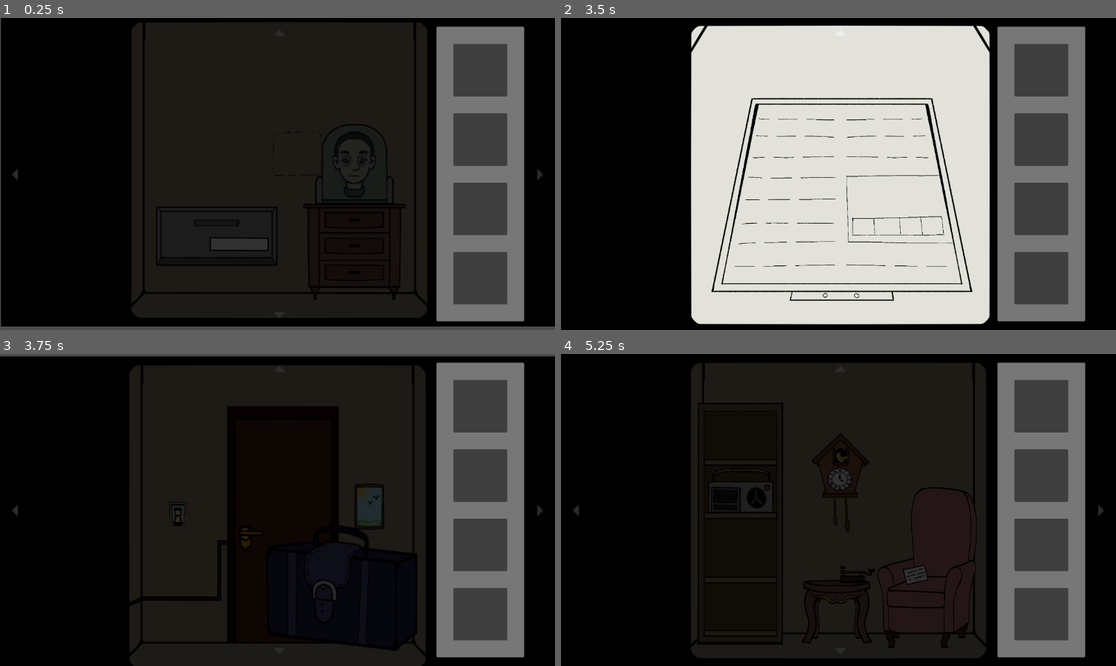
Above: before the commit, frames 1-4 (two rows, left to right).
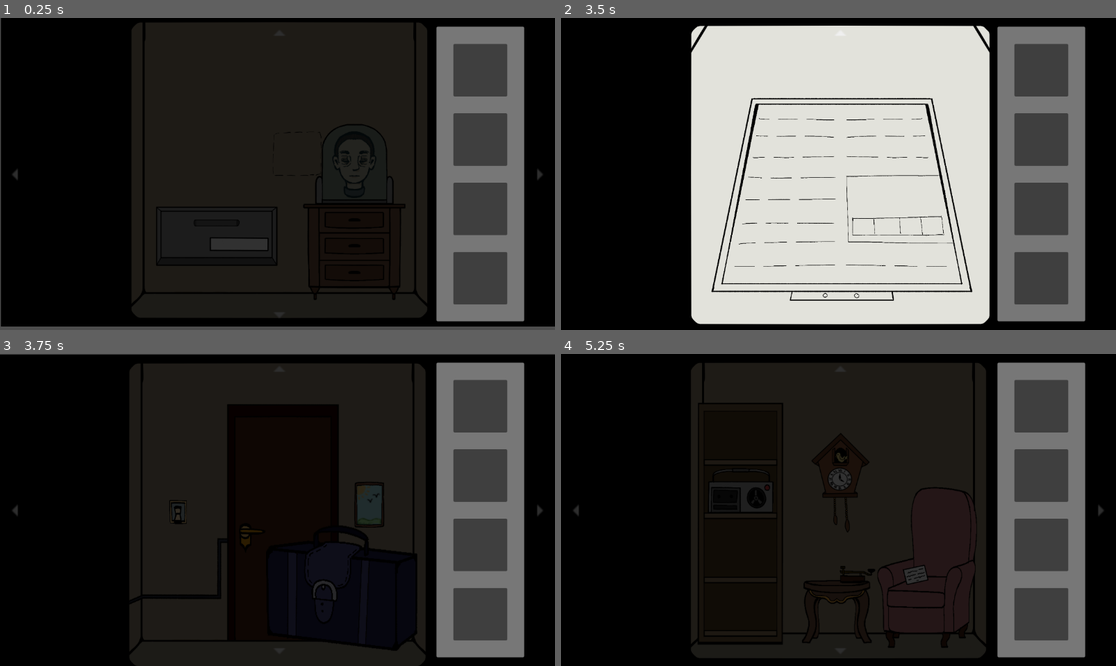
Above: after the commit, the same moments.

Repository: laura1050santos/EV4S3
Game: Godot game, scene res://scenes/fase1/ParedeSul.tscn
Same seed, same stepped clock (60 frames per second), same inputs: the game is played once before the commit and once after it. This scene is started directly instead of the project's main scene.
Inputs (mouse positions are in pixels of both pictures, inside the frame that each line leads up to):
- Up to frame 1 (0.25 s): no input
- Up to frame 2 (3.5 s): tap Enter at 0.5, 2 s; drag from (1099, 174) to (577, 174) at 0.52 s; tap Space at 1.25, 2.75 s; drag from (855, 236) to (838, 314) at 1.27 s; move the mouse to (577, 174) at 2.02 s; press the mouse at (577, 174) at 2.03 s; release the mouse at (577, 174) at 2.75 s; drag from (838, 314) to (838, 33) at 2.77 s
- Up to frame 3 (3.75 s): tap Enter at 3.5 s; drag from (277, 369) to (305, 510) at 3.52 s
- Up to frame 4 (5.25 s): tap Space at 4.25 s; drag from (838, 534) to (838, 650) at 4.27 s; move the mouse to (577, 510) at 5.02 s; press the mouse at (577, 510) at 5.03 s

Frames 1-2 are identical in both runs. In frame 3, 1.5% of the frame differs, in the area x 0-100%, y 0-100%; in frame 4, nothing differs.

Commit message:
Zoom Buraco Aberto e Fechado

Diff:
--- a/scenes/fase1/ParedeNorte.tscn
+++ b/scenes/fase1/ParedeNorte.tscn
@@ -1,44 +1,44 @@
-[gd_scene format=3 uid="uid://djryii8ewlak6"]
+[gd_scene load_steps=9 format=3 uid="uid://djryii8ewlak6"]
 
 [ext_resource type="Script" uid="uid://cxrm6pnl5iapo" path="res://scripts/salas_scripts/parede_norte.gd" id="1_fqgx5"]
-[ext_resource type="PackedScene" uid="uid://b502itwqs4700" path="res://scenes/setas/SetaDireita.tscn" id="1_x2vm1"]
+[ext_resource type="PackedScene" path="res://scenes/setas/SetaDireita.tscn" id="1_x2vm1"]
 [ext_resource type="PackedScene" uid="uid://bwytanyxh8aqr" path="res://scenes/escuro.tscn" id="2_26mac"]
 [ext_resource type="Texture2D" uid="uid://c3swa0pweqle8" path="res://assets/cenarios/tela porta.png" id="2_lnbbm"]
-[ext_resource type="PackedScene" uid="uid://cjcf27vpnn2nw" path="res://scenes/setas/setaBaixo.tscn" id="5_uinfo"]
-[ext_resource type="PackedScene" uid="uid://bs87yg6pua7jj" path="res://scenes/setas/SetaEsquerda.tscn" id="6_2l4tn"]
-[ext_resource type="PackedScene" uid="uid://c86fx5p8gclpc" path="res://scenes/setas/setaCima.tscn" id="6_26mac"]
+[ext_resource type="PackedScene" path="res://scenes/setas/setaBaixo.tscn" id="5_uinfo"]
+[ext_resource type="PackedScene" path="res://scenes/setas/SetaEsquerda.tscn" id="6_2l4tn"]
+[ext_resource type="PackedScene" path="res://scenes/setas/setaCima.tscn" id="6_26mac"]
 
 [sub_resource type="RectangleShape2D" id="RectangleShape2D_fqgx5"]
 size = Vector2(371.2891, 733.0908)
 
-[node name="Norte" type="Node2D" unique_id=829706663]
+[node name="Norte" type="Node2D"]
 script = ExtResource("1_fqgx5")
 
-[node name="Area2D" type="Area2D" parent="." unique_id=423007593]
+[node name="Area2D" type="Area2D" parent="."]
 position = Vector2(576, 334.00003)
 scale = Vector2(0.5979167, 0.6111111)
 
-[node name="CollisionShape2D" type="CollisionShape2D" parent="Area2D" unique_id=1528940571]
+[node name="CollisionShape2D" type="CollisionShape2D" parent="Area2D"]
 position = Vector2(0, 63.818237)
 shape = SubResource("RectangleShape2D_fqgx5")
 
-[node name="Sprite2D" type="Sprite2D" parent="." unique_id=98744966]
-position = Vector2(576, 338.00003)
+[node name="Sprite2D" type="Sprite2D" parent="."]
+position = Vector2(576, 334)
 scale = Vector2(0.6035101, 0.6168279)
 texture = ExtResource("2_lnbbm")
 
-[node name="SetaEsquerda" parent="." unique_id=1967519592 instance=ExtResource("6_2l4tn")]
+[node name="SetaEsquerda" parent="." instance=ExtResource("6_2l4tn")]
 destino_cena = "uid://du3u5e5blrq5k"
 
-[node name="setaCima" parent="." unique_id=197487796 instance=ExtResource("6_26mac")]
+[node name="setaCima" parent="." instance=ExtResource("6_26mac")]
 destino_cena = "uid://dcjm6p1qyhtmg"
 
-[node name="SetaBaixo" parent="." unique_id=2142969664 instance=ExtResource("5_uinfo")]
+[node name="SetaBaixo" parent="." instance=ExtResource("5_uinfo")]
 destino_cena = "uid://dmhce3kfm14ep"
 
-[node name="SetaDireita" parent="." unique_id=1243963864 instance=ExtResource("1_x2vm1")]
+[node name="SetaDireita" parent="." instance=ExtResource("1_x2vm1")]
 destino_cena = "uid://dqttd76hew5ag"
 
-[node name="Escuro" parent="." unique_id=693554654 instance=ExtResource("2_26mac")]
+[node name="Escuro" parent="." instance=ExtResource("2_26mac")]
 
 [connection signal="input_event" from="Area2D" to="." method="_on_area_2d_input_event"]
--- a/scenes/fase1/ParedeSul.tscn
+++ b/scenes/fase1/ParedeSul.tscn
@@ -1,31 +1,43 @@
-[gd_scene format=3 uid="uid://cxhjpnc7drrok"]
+[gd_scene load_steps=10 format=3 uid="uid://cxhjpnc7drrok"]
 
-[ext_resource type="PackedScene" uid="uid://b502itwqs4700" path="res://scenes/setas/SetaDireita.tscn" id="1_1234l"]
+[ext_resource type="PackedScene" path="res://scenes/setas/SetaDireita.tscn" id="1_1234l"]
 [ext_resource type="Script" uid="uid://cv6fthwtudkv8" path="res://scripts/salas_scripts/parede_sul.gd" id="1_ls4hi"]
-[ext_resource type="PackedScene" uid="uid://bs87yg6pua7jj" path="res://scenes/setas/SetaEsquerda.tscn" id="2_02bjx"]
+[ext_resource type="PackedScene" path="res://scenes/setas/SetaEsquerda.tscn" id="2_02bjx"]
 [ext_resource type="Texture2D" uid="uid://bu3k3qgbffubh" path="res://assets/cenarios/salaaquario.png" id="2_3wuve"]
-[ext_resource type="PackedScene" uid="uid://c86fx5p8gclpc" path="res://scenes/setas/setaCima.tscn" id="5_vfh6l"]
-[ext_resource type="PackedScene" uid="uid://cjcf27vpnn2nw" path="res://scenes/setas/setaBaixo.tscn" id="6_o2bnt"]
+[ext_resource type="PackedScene" path="res://scenes/setas/setaCima.tscn" id="5_vfh6l"]
+[ext_resource type="PackedScene" path="res://scenes/setas/setaBaixo.tscn" id="6_o2bnt"]
 [ext_resource type="PackedScene" uid="uid://bwytanyxh8aqr" path="res://scenes/escuro.tscn" id="7_o2bnt"]
+[ext_resource type="Script" uid="uid://cu1drk2c4rf01" path="res://scripts/salas_scripts/zoomBuraco.gd" id="8_cuvsr"]
 
-[node name="Sul" type="Node2D" unique_id=1333073255]
+[sub_resource type="RectangleShape2D" id="RectangleShape2D_nco2w"]
+size = Vector2(103, 94)
+
+[node name="Sul" type="Node2D"]
 script = ExtResource("1_ls4hi")
 
-[node name="Sprite2D" type="Sprite2D" parent="." unique_id=1832488682]
+[node name="Sprite2D" type="Sprite2D" parent="."]
 position = Vector2(580.00006, 316.00003)
 scale = Vector2(0.6025526, 0.6016585)
 texture = ExtResource("2_3wuve")
 
-[node name="SetaDireita" parent="." unique_id=701164572 instance=ExtResource("1_1234l")]
+[node name="SetaDireita" parent="." instance=ExtResource("1_1234l")]
 destino_cena = "uid://du3u5e5blrq5k"
 
-[node name="SetaEsquerda" parent="." unique_id=1495955004 instance=ExtResource("2_02bjx")]
+[node name="SetaEsquerda" parent="." instance=ExtResource("2_02bjx")]
 destino_cena = "uid://dqttd76hew5ag"
 
-[node name="setaCima" parent="." unique_id=1720151442 instance=ExtResource("5_vfh6l")]
+[node name="setaCima" parent="." instance=ExtResource("5_vfh6l")]
 destino_cena = "uid://dcjm6p1qyhtmg"
 
-[node name="SetaBaixo" parent="." unique_id=1909036051 instance=ExtResource("6_o2bnt")]
+[node name="SetaBaixo" parent="." instance=ExtResource("6_o2bnt")]
 destino_cena = "uid://dmhce3kfm14ep"
 
-[node name="Escuro" parent="." unique_id=693554654 instance=ExtResource("7_o2bnt")]
+[node name="Escuro" parent="." instance=ExtResource("7_o2bnt")]
+
+[node name="Area2D" type="Area2D" parent="."]
+script = ExtResource("8_cuvsr")
+destino_cena = "uid://6mwfstbrx3wj"
+
+[node name="CollisionShape2D" type="CollisionShape2D" parent="Area2D"]
+position = Vector2(614.5, 283)
+shape = SubResource("RectangleShape2D_nco2w")
--- /dev/null
+++ b/scenes/fase1/buraco_abertoZoom.tscn
@@ -0,0 +1,13 @@
+[gd_scene load_steps=3 format=3 uid="uid://4n7rpaymc5wm"]
+
+[ext_resource type="Texture2D" uid="uid://7gmndetamb5y" path="res://assets/cenarios/buracozoomaberto (1).png" id="1_5rsd2"]
+[ext_resource type="PackedScene" uid="uid://bwytanyxh8aqr" path="res://scenes/escuro.tscn" id="2_84tal"]
+
+[node name="BuracoAberto" type="Node2D"]
+
+[node name="Sprite2D" type="Sprite2D" parent="."]
+position = Vector2(578.5, 334.75)
+scale = Vector2(0.59739584, 0.6060185)
+texture = ExtResource("1_5rsd2")
+
+[node name="Escuro" parent="." instance=ExtResource("2_84tal")]
--- /dev/null
+++ b/scenes/fase1/zoom_buraco.tscn
@@ -0,0 +1,25 @@
+[gd_scene load_steps=5 format=3 uid="uid://6mwfstbrx3wj"]
+
+[ext_resource type="Texture2D" uid="uid://bxkykb2n3jiut" path="res://assets/cenarios/buracozoomfechado.png" id="1_rrvqn"]
+[ext_resource type="Script" uid="uid://rpjqy53irs0w" path="res://scripts/salas_scripts/abrirBuraco.gd" id="2_ckdjj"]
+[ext_resource type="PackedScene" uid="uid://bwytanyxh8aqr" path="res://scenes/escuro.tscn" id="3_tt6ou"]
+
+[sub_resource type="RectangleShape2D" id="RectangleShape2D_rrvqn"]
+size = Vector2(553, 454.5)
+
+[node name="zoomBuraco" type="Node2D"]
+
+[node name="Sprite2D" type="Sprite2D" parent="."]
+position = Vector2(577, 325.5)
+scale = Vector2(0.603125, 0.6027777)
+texture = ExtResource("1_rrvqn")
+
+[node name="Area2D" type="Area2D" parent="."]
+script = ExtResource("2_ckdjj")
+destino_cena = "uid://4n7rpaymc5wm"
+
+[node name="CollisionShape2D" type="CollisionShape2D" parent="Area2D"]
+position = Vector2(569, 279.75)
+shape = SubResource("RectangleShape2D_rrvqn")
+
+[node name="Escuro" parent="." instance=ExtResource("3_tt6ou")]
--- /dev/null
+++ b/scripts/salas_scripts/abrirBuraco.gd
@@ -0,0 +1,20 @@
+extends Area2D
+
+signal seta_clicada
+@export_file("*.tscn") var destino_cena:String
+
+func _ready():
+	self.input_event.connect(_inout_event)
+func _inout_event(viewport, event, shape_idx):
+	if event is InputEventMouseButton and event.button_index == MOUSE_BUTTON_LEFT and event.pressed:
+		trocar()
+func trocar():
+	if destino_cena==null or destino_cena=="":
+		print("Campo vazio no inspetor")
+
+	print("Tentando ir para: ", destino_cena)
+	var erro = get_tree().call_deferred("change_scene_to_file", destino_cena)
+	if erro==OK:
+		print("erro ao carregar cena",erro)
+	else:
+		print("Erro")
--- /dev/null
+++ b/scripts/salas_scripts/zoomBuraco.gd
@@ -0,0 +1,20 @@
+extends Area2D
+
+signal seta_clicada
+@export_file("*.tscn") var destino_cena:String
+
+func _ready():
+	self.input_event.connect(_inout_event)
+func _inout_event(viewport, event, shape_idx):
+	if event is InputEventMouseButton and event.button_index == MOUSE_BUTTON_LEFT and event.pressed:
+		trocar()
+func trocar():
+	if destino_cena==null or destino_cena=="":
+		print("Campo vazio no inspetor")
+
+	print("Tentando ir para: ", destino_cena)
+	var erro = get_tree().call_deferred("change_scene_to_file", destino_cena)
+	if erro==OK:
+		print("erro ao carregar cena",erro)
+	else:
+		print("Erro")
Binary file added: assets/cenarios/buracozoomaberto (1).png
Not shown, added: assets/cenarios/buracozoomaberto (1).png.import
Binary file added: assets/cenarios/buracozoomfechado.png
Not shown, added: assets/cenarios/buracozoomfechado.png.import
Not shown: 1 places in recursos/RelogioCuco.tres that only renumber resources
Not shown: 1 places in recursos/flan.tres that only renumber resources
Not shown: 1 places in recursos/lampada.tres that only renumber resources
Not shown: 1 places in recursos/lanterna.tres that only renumber resources
Not shown: 1 places in scenes/SetaDireita.tscn that only renumber resources
Not shown: 1 places in scenes/SetaEsquerda.tscn that only renumber resources
Not shown: 1 places in scenes/fase1/Chao.tscn that only renumber resources
Not shown: 1 places in scenes/fase1/teto.tscn that only renumber resources
(and 13 more such lines)
